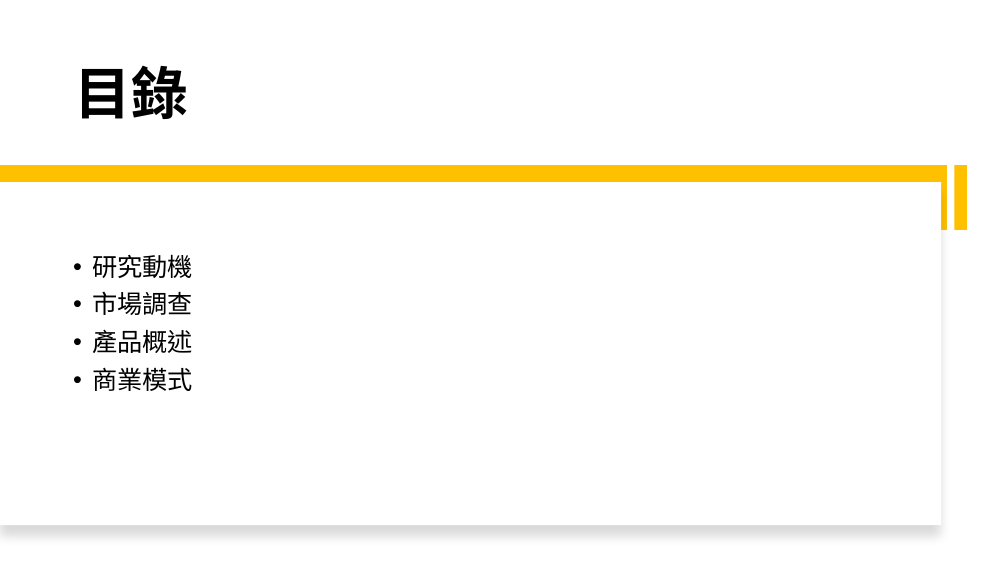
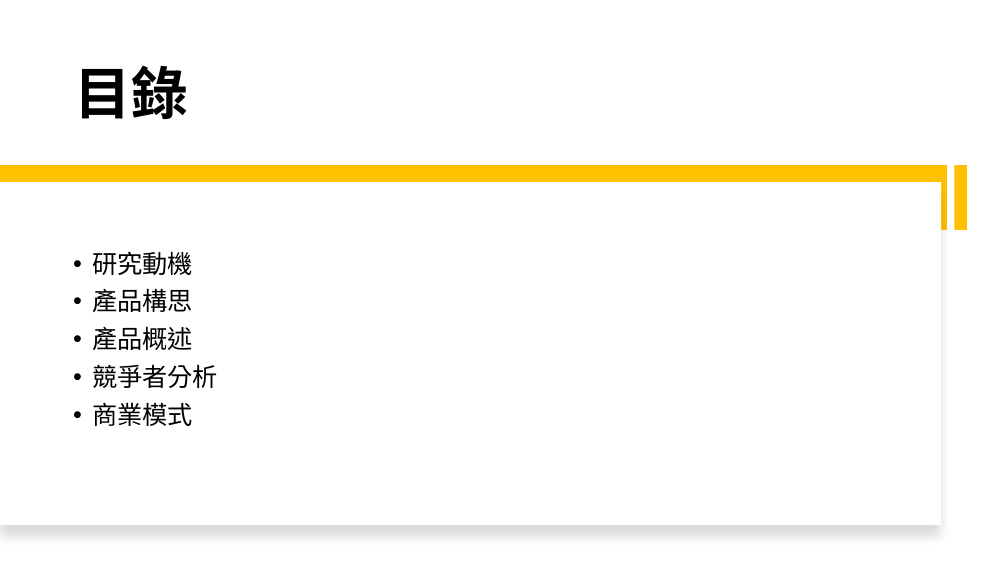
Before and after one commit to michaelchen1225/-, a slide deck: slide 2 of 整合/報告/產品報告.pptx. Drawn at 1008x567 pixels with LibreOffice and Linux fonts; fonts in the diff are those of the drawing. Boxes give left, top, right and bottom in pixels: in the first picture for what was removed or moved away, otherwise in the second. Text is boxed around its words. In the diff, an @@ line names an element or a change of style, - is before the commit and + after.

```diff
--- a/整合/報告/產品報告.pptx
+++ b/整合/報告/產品報告.pptx
@@ text at (x1=92, y1=288, x2=193, y2=312): text changed @@
-• 市場調查
+• 產品構思
@@ text at (x1=92, y1=364, x2=218, y2=388): paragraph added @@
+• 競爭者分析
```
Also in this commit, not shown: 2 other slides changed, 4 slides added, 1 other file.
